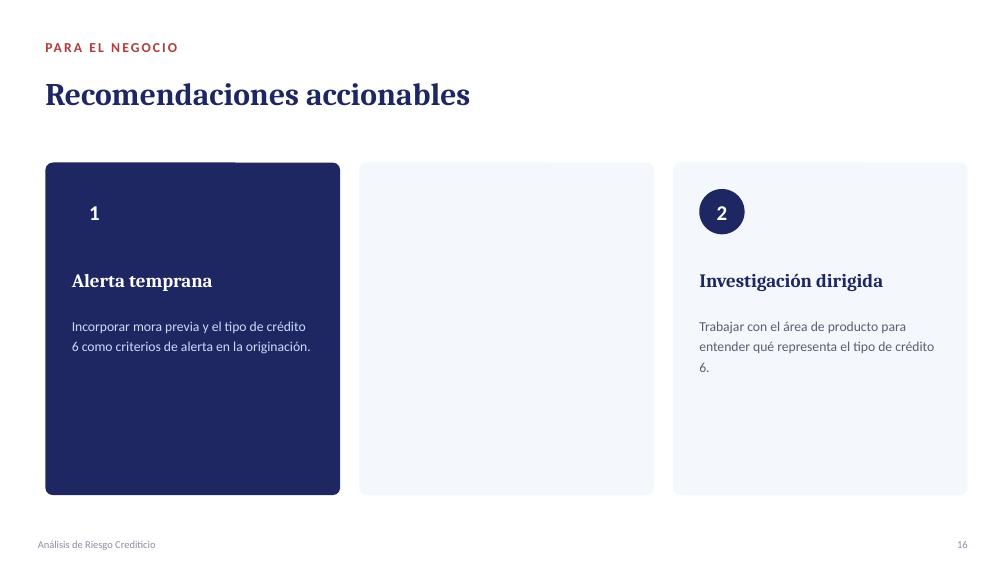
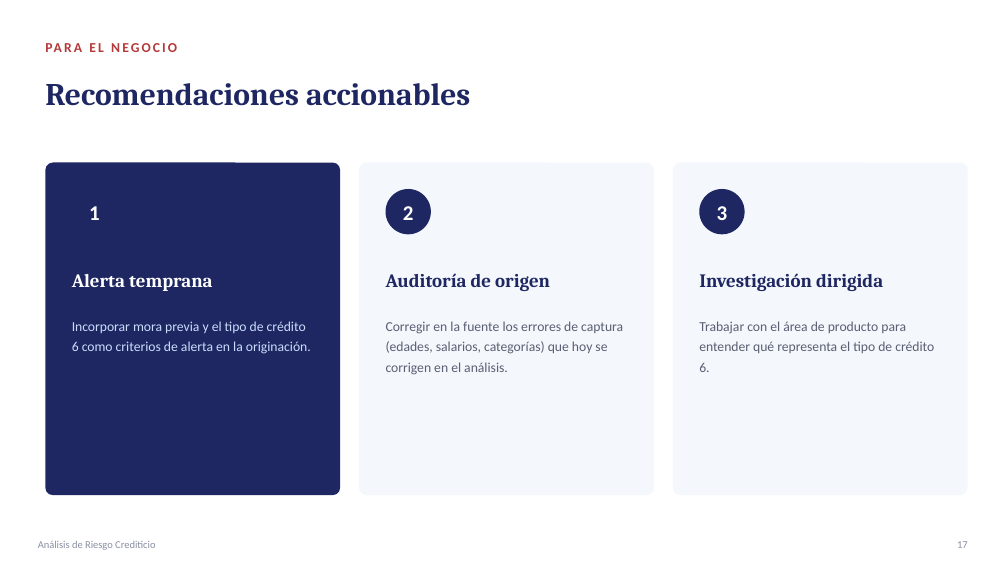
Before and after one commit to papiarcacamilo/MLOPS_CURSE, a slide deck: slide 17 of PRESENTACION.pptx (slide 16 before the commit). Drawn at 1008x567 pixels with LibreOffice and Linux fonts; fonts in the diff are those of the drawing. Boxes give left, top, right and bottom in pixels: in the first picture for what was removed or moved away, otherwise in the second. Text is boxed around its words. In the diff, an @@ line names an element or a change of style, - is before the commit and + after.

```diff
--- a/PRESENTACION.pptx
+++ b/PRESENTACION.pptx
@@ ellipse added at <box>386,189,431,234</box>, fill #1E2761 @@
@@ text added at <box>403,206,414,220</box>, 20 pt, text #FFFFFF, bold @@
+2
@@ text at <box>717,206,728,220</box>: text changed @@
-2
+3
@@ text added at <box>386,273,550,291</box>, 18 pt, text #1E2761, bold @@
+Auditoría de origen
@@ text added at <box>386,321,623,375</box>, 13 pt, text #5A5F73 @@
+Corregir en la fuente los errores de captura (edades, salarios, categorías) que hoy se corrigen en el análisis.
@@ text at <box>957,541,968,548</box>: text changed @@
-16
+17
```
Also in this commit, not shown: 16 other slides changed, 1 slide added, 2 other files.
